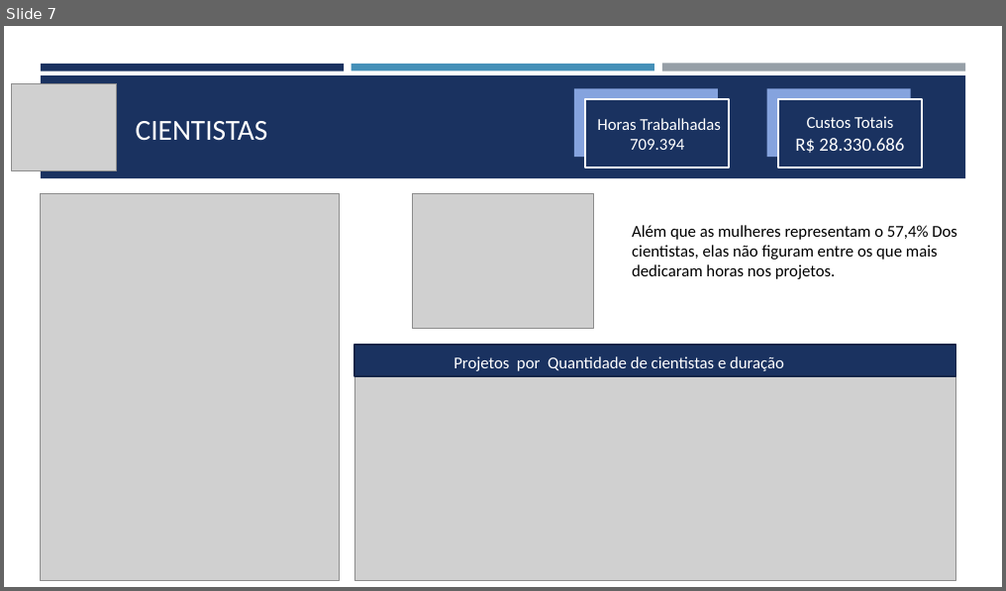
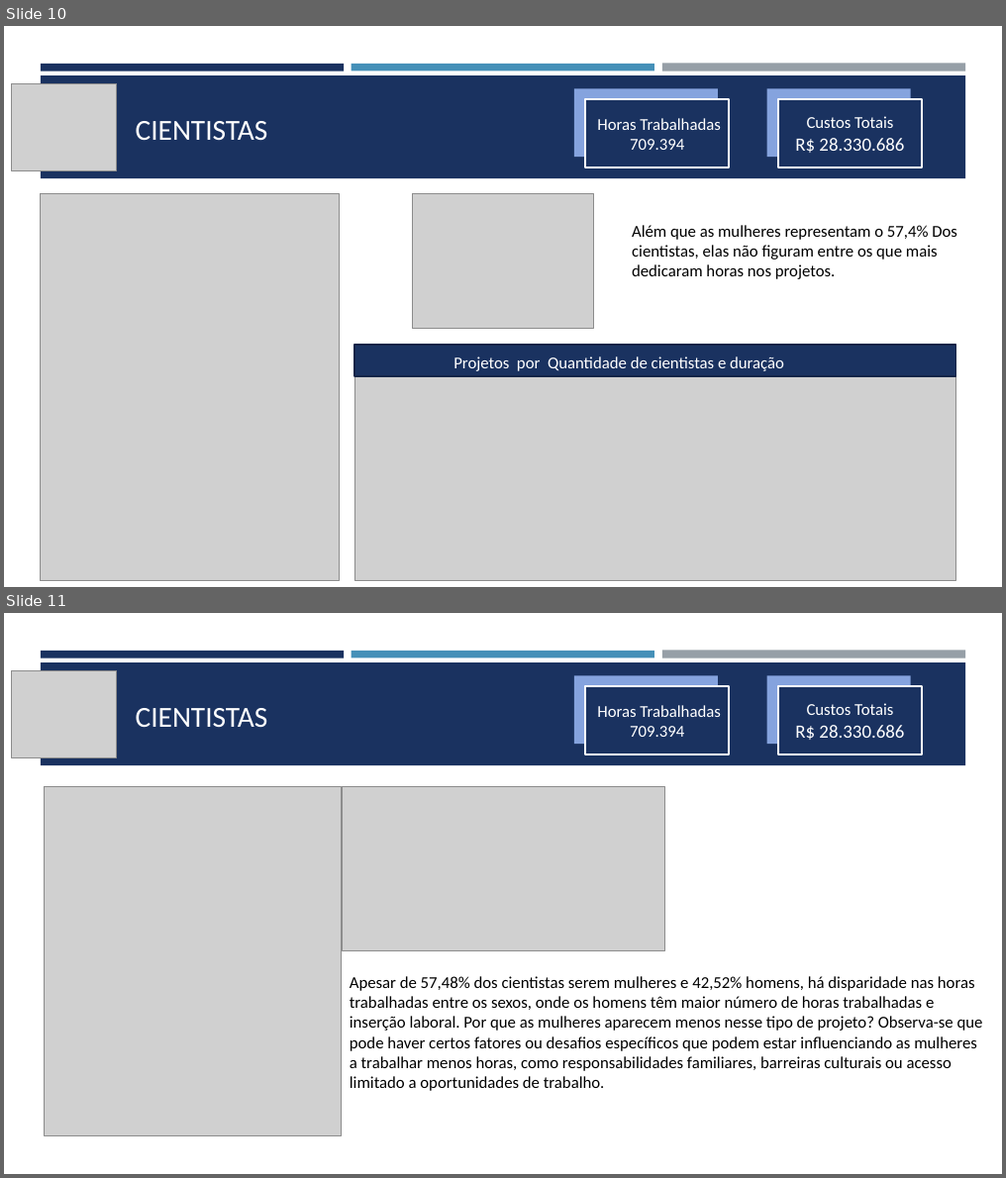
Before and after one commit to ausentes/projectositetoti, a slide deck: Relatorio Toti Cientistas.pptm. Shown one above the other, each under a label of ours: slide 7 before the commit, slides 10 and 11 after it. The pictures are 1006x591 and 1006x1178 pixels, drawn with LibreOffice and Linux fonts; fonts in the diff are those of the drawing; grey boxes stand for pictures. Boxes give left, top, right and bottom in pixels: in the first picture for what was removed or moved away, otherwise in the second. Text is boxed around its words. In the diff, an @@ line names an element or a change of style, - is before the commit and + after.

```diff
--- a/Relatorio Toti Cientistas.pptm
+++ b/Relatorio Toti Cientistas.pptm
@@ slide 11 added at (x1=4, y1=613, x2=1002, y2=1174), background #FFFFFF; not listed: 4 template elements that a slide beside it also shows @@
@@ picture added at (x1=12, y1=670, x2=116, y2=759) @@
@@ rectangle added at (x1=574, y1=676, x2=718, y2=744), fill #85A3DE @@
@@ rectangle added at (x1=586, y1=686, x2=730, y2=755), fill #1A3260, outline #FFFFFF 1.75 pt, 16 pt, text #FFFFFF @@
+Horas Trabalhadas 709.394
@@ rectangle added at (x1=767, y1=676, x2=911, y2=744), fill #85A3DE @@
@@ rectangle added at (x1=778, y1=686, x2=922, y2=755), fill #1A3260, outline #FFFFFF 1.75 pt, 16 pt, text #FFFFFF @@
+Custos Totais
+R$ 28.330.686
@@ title added at (x1=136, y1=708, x2=268, y2=727), 28 pt, text #FFFFFF @@
+CIENTISTAS
@@ picture added at (x1=44, y1=786, x2=342, y2=1136) @@
@@ picture added at (x1=343, y1=786, x2=665, y2=951) @@
@@ text added at (x1=350, y1=976, x2=983, y2=1091), 16 pt, text #000000 @@
+Apesar de 57,48% dos cientistas serem mulheres e 42,52% homens, há disparidade nas horas trabalhadas entre os sexos, onde os homens têm maior número de horas trabalhadas e inserção laboral. Por que as mulheres aparecem menos nesse tipo de projeto? Observa-se que pode haver certos fatores ou desafios específicos que podem estar influenciando as mulheres a trabalhar menos horas, como responsabilidades familiares, barreiras culturais ou acesso limitado a oportunidades de trabalho.
@@ what was slide 7 is now slide 10 @@
```
Also in this commit, not shown: 4 slides changed, 5 other slides added, 2 slides removed.
